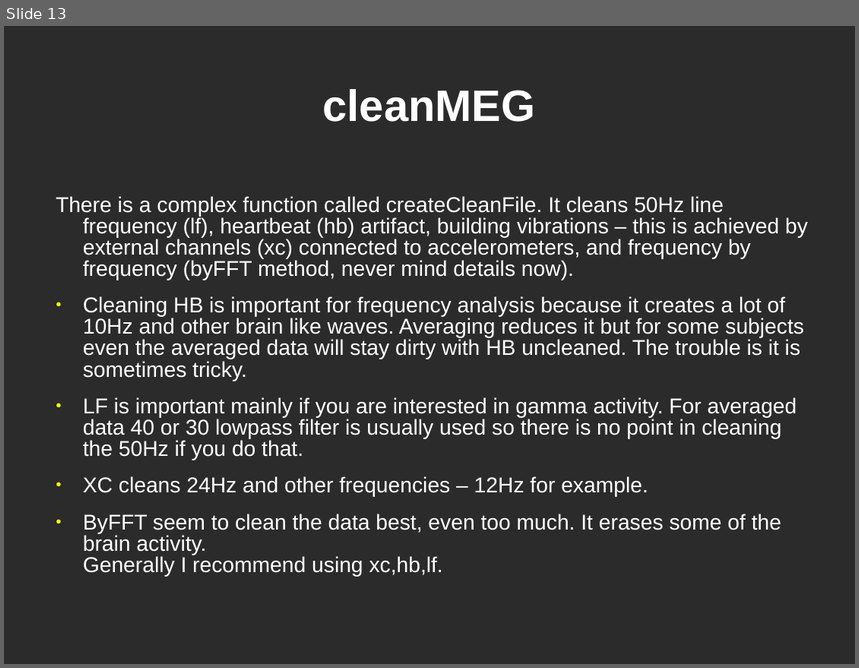
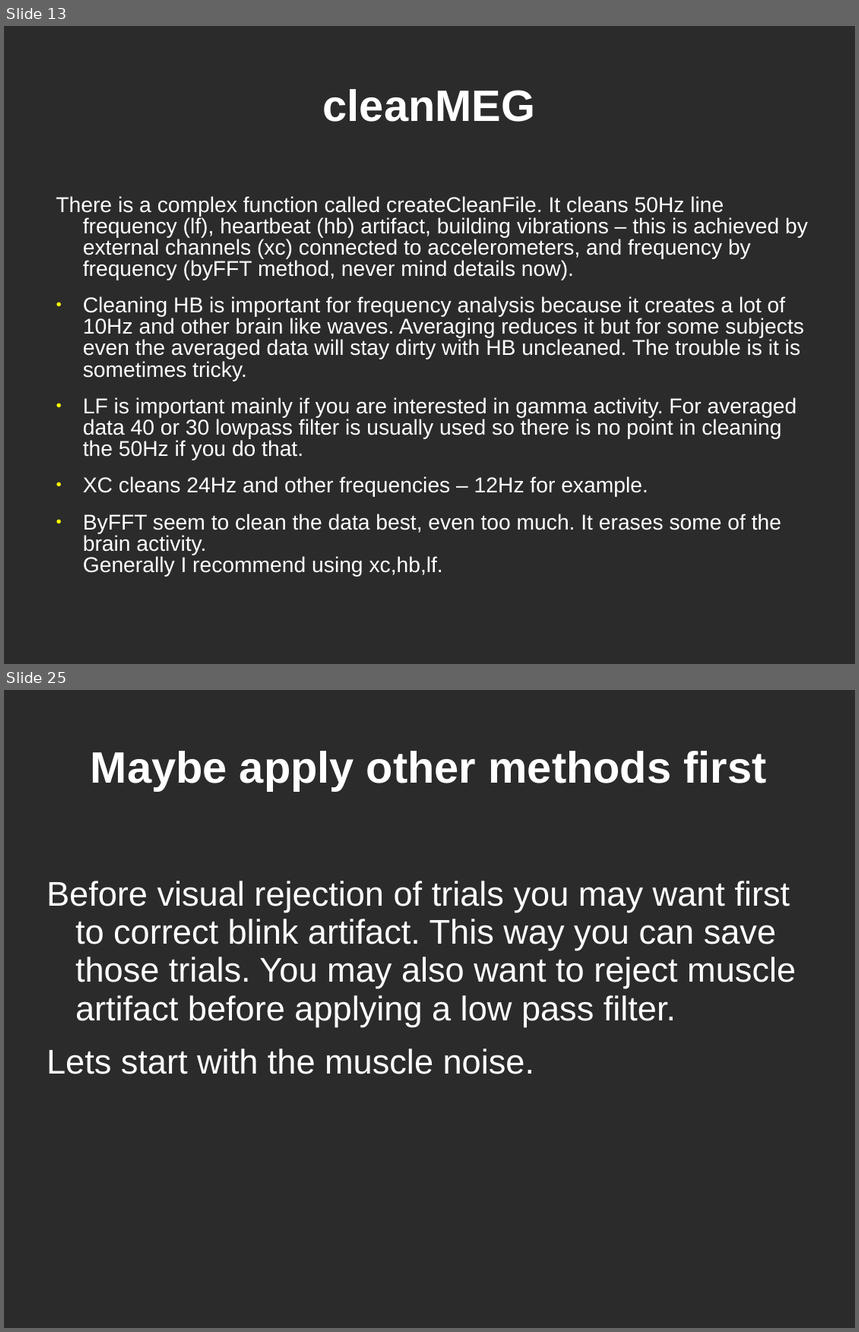
Before and after one commit to yuval-harpaz/work-drafts, a slide deck: docs/Tutorial4Begginers.ppt. Shown one above the other, each under a label of ours: slide 13 before the commit, slides 13 and 25 after it; the slides between them are not shown. The pictures are 859x668 and 859x1332 pixels, drawn with LibreOffice and Linux fonts; fonts in the diff are those of the drawing; background and template pictures are left out; a plain dark background stands for a picture behind light text. Boxes give left, top, right and bottom in pixels: in the first picture for what was removed or moved away, otherwise in the second. Text is boxed around its words. In the diff, an @@ line names an element or a change of style, - is before the commit and + after.

```diff
--- a/docs/Tutorial4Begginers.ppt
+++ b/docs/Tutorial4Begginers.ppt
@@ slide 25 added at box(4, 690, 855, 1328), background picture (left out) @@
@@ title added at box(91, 751, 766, 791), 41 pt, text #FFFFFF, bold @@
+Maybe apply other methods first
@@ text added at box(47, 881, 796, 1075), 32 pt, text #FFFFFF @@
+Before visual rejection of trials you may want first to correct blink artifact. This way you can save those trials. You may also want to reject muscle artifact before applying a low pass filter.
+Lets start with the muscle noise.
```
Also in this commit, not shown: 7 slides changed, 8 other slides added.
